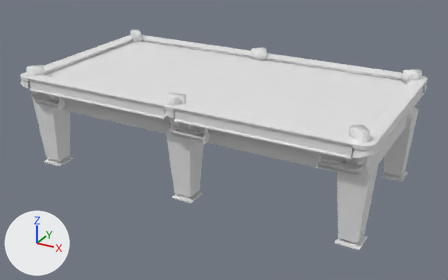
The FBX model MS-VRCSA-Billiards-snooker-pyramid-cn8/Modules/BilliardsModule/TableModels/Snooker10ft/SnookerTable10ft.fbx, before and after one commit.
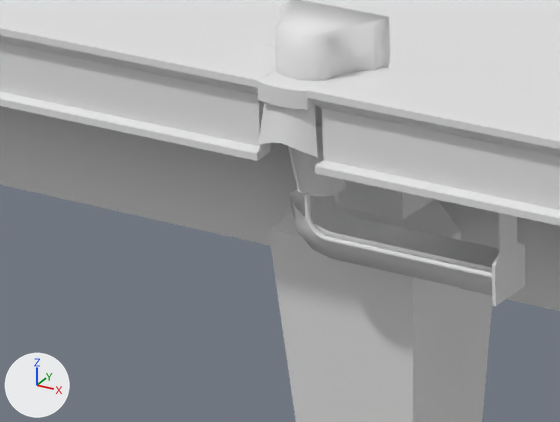
Each version appears first whole from a camera (50 mm lens) standing at (2.45, -4.42, 2.49) and looking at (0.05, -0.05, 0.3), and next in a close-up on the part from 27% to 48% of the width and 33% to 58% of the height. The axes (+X, +Y, +Z) are drawn at lower left. The lights are the same throughout. Where no turn or scale is listed for an object, it has been applied to the vertices. Vertices at the same position are counted once.

The older version as bpy lines, for what is in view:
```python
me_plane_004 = bpy.data.meshes.new('Plane.004')
me_plane_004.from_pydata(...)  # 552 vertices, 464 faces; spans x -1.49..1.49, y -0.8..0.8, z -0.22..0.1
me_plane_006 = bpy.data.meshes.new('Plane.006')
me_plane_006.from_pydata(...)  # 7654 vertices, 7079 faces; spans x -1.55..1.55, y -0.84..0.84, z 0.0..0.86
ob_10ft_pocketcolliders = bpy.data.objects.new('10ft_PocketColliders', me_plane_004)
ob_10ft_pocketcolliders.location = (0.0, 0.0, 0.83)
ob_table = bpy.data.objects.new('table', me_plane_006)
ob_table.location = (0.0, 0.0, 0.0)
```
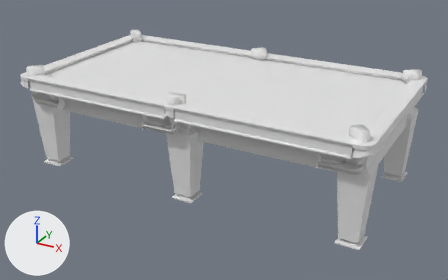
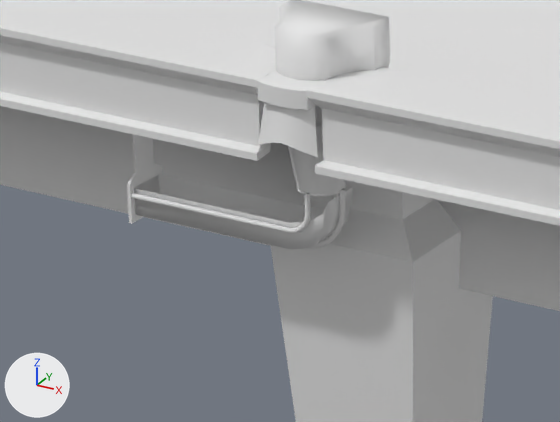
Pixel boxes (x1, y1, x2, y2) of what changed, in the close-ups (560 x 422 px; the box of a moved part takes in the faces that stretch with it):
'10ft_PocketColliders', reshaped
    before: (274, 0, 499, 295)
    after: (134, 0, 390, 250)
part 1 of me_plane_006, moved or reshaped
    before: (304, 193, 525, 306)
    after: (127, 134, 346, 249)
part 2 of me_plane_004, moved or reshaped
    before: (289, 190, 499, 295)
    after: (134, 174, 352, 250)

Edits to the bpy script that builds the scene:
```text
Change me_plane_004:
    where me_plane_004.from_pydata(...)  # 552 vertices, 464 faces; spans x -1.49..1.49, y -0.8..0.8, z -0.22..0.1
    used by ob_10ft_pocketcolliders; location = (0.0, 0.0, 0.83)
    me_plane_004 part 2: the loose piece of 20 vertices spanning x -0.03..0.28, y -0.78..-0.72, z -0.22..-0.14 is mirrored in x about the mesh origin
Change me_plane_006:
    used by ob_table; location = (0.0, 0.0, 0.0)
    remove me_plane_006.from_pydata(...)  # 7654 vertices, 7079 faces; spans x -1.55..1.55, y -0.84..0.84, z 0.0..0.86
    add me_plane_006.from_pydata(...)  # 7646 vertices, 7078 faces; spans x -1.55..1.55, y -0.84..0.84, z 0.0..0.86
    me_plane_006 part 1: 197 vertices moved from x -0.04..0.28, y -0.79..-0.72, z 0.6..0.79 to x -0.28..0.04, y -0.79..-0.72, z 0.6..0.79
```
